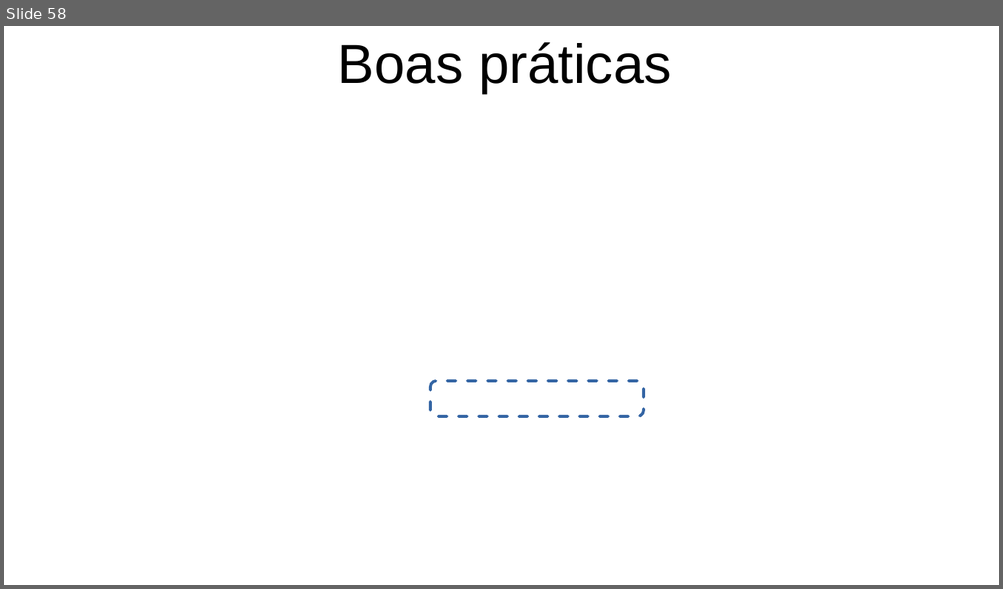
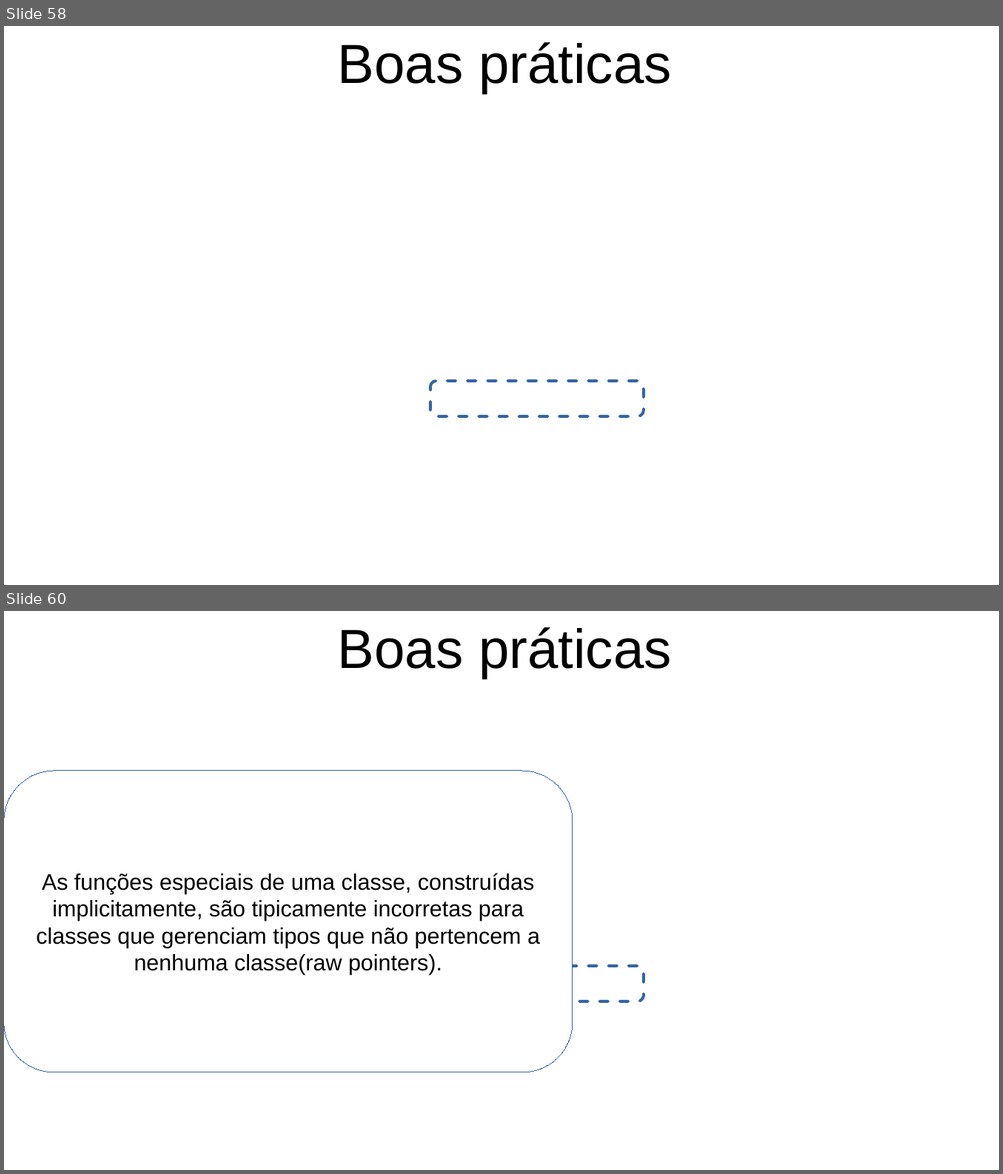
Before and after one commit to FerrazArthur/cpp-concepts-exposure, a slide deck: Apresentacao.odp. Shown one above the other, each under a label of ours: slide 58 before the commit, slides 58 and 60 after it; the slides between them are not shown. The pictures are 1003x589 and 1003x1174 pixels, drawn with LibreOffice and Linux fonts; fonts in the diff are those of the drawing; background and template pictures are left out. Boxes give left, top, right and bottom in pixels: in the first picture for what was removed or moved away, otherwise in the second. Text is boxed around its words. In the diff, an @@ line names an element or a change of style, - is before the commit and + after.

```diff
--- a/Apresentacao.odp
+++ b/Apresentacao.odp
@@ slide 60 added at [4,611,999,1170], background picture (left out) @@
@@ title added at [338,627,671,678], 44 pt, text #000000 @@
+Boas práticas
@@ rounded rectangle added at [4,771,572,1073], fill #FFFFFF, outline #3465A4 0 pt, 18 pt, text #000000 @@
+As funções especiais de uma classe, construídas implicitamente, são tipicamente incorretas para classes que gerenciam tipos que não pertencem a nenhuma classe(raw pointers).
@@ rounded rectangle added at [430,967,643,1002], outline #3465A4 2.3 pt dashed @@
```
Also in this commit, not shown: 8 slides changed, 7 other slides added, 5 other files.
